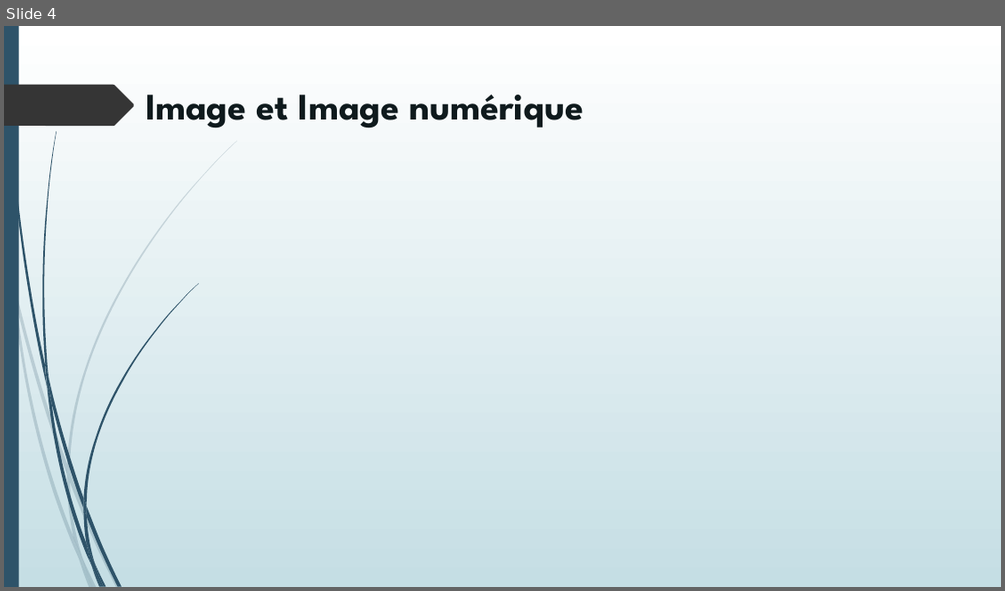
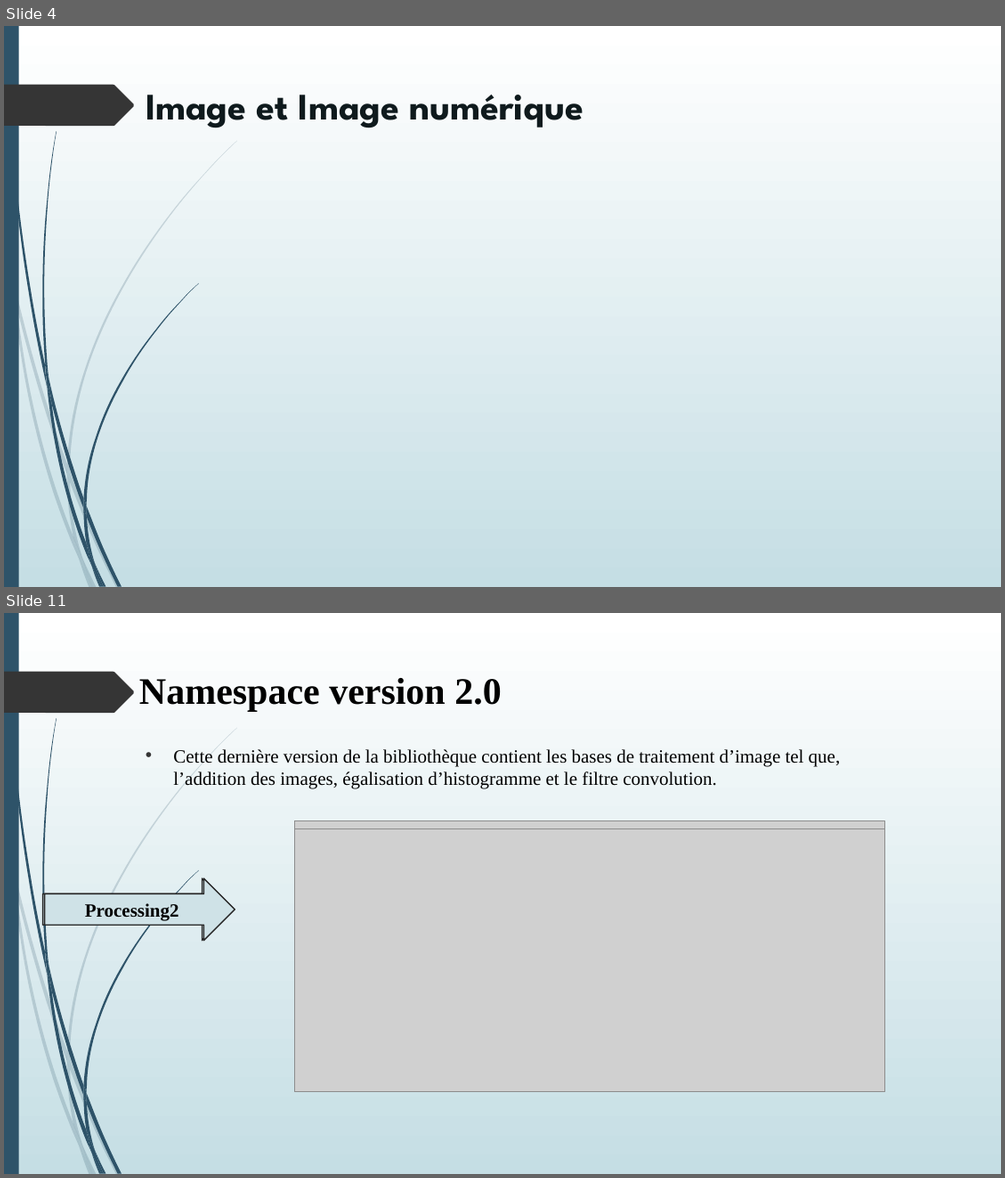
Before and after one commit to lyeslehara1996/TER, a slide deck: Présentation TER.pptx. Shown one above the other, each under a label of ours: slide 4 before the commit, slides 4 and 11 after it; the slides between them are not shown. The pictures are 1005x591 and 1005x1178 pixels, drawn with LibreOffice and Linux fonts; fonts in the diff are those of the drawing; grey boxes stand for pictures. Boxes give left, top, right and bottom in pixels: in the first picture for what was removed or moved away, otherwise in the second. Text is boxed around its words. In the diff, an @@ line names an element or a change of style, - is before the commit and + after.

```diff
--- a/Présentation TER.pptx
+++ b/Présentation TER.pptx
@@ slide 11 added at [4, 613, 1001, 1174], background gradient #FFFFFF to #C5DEE5; not listed: 24 template elements that a slide beside it also shows @@
@@ title added at [139, 678, 501, 711], 36 pt, text #000000, bold @@
+Namespace version 2.0
@@ text added at [173, 749, 841, 789], 18 pt, text #000000 @@
+• Cette dernière version de la bibliothèque contient les bases de traitement d’image tel que, l’addition des images, égalisation d’histogramme et le filtre convolution.
@@ picture added at [294, 821, 885, 1083] @@
@@ picture added at [294, 829, 885, 1092] @@
@@ right arrow added at [43, 878, 233, 941], fill #CFE2E7, outline #272727 1.25 pt, 18 pt, text #000000, bold @@
+Processing1
@@ right arrow added at [44, 878, 235, 941], fill #CFE2E7, outline #272727 1.25 pt, 18 pt, text #000000, bold @@
+Processing2
```
Also in this commit, not shown: 4 slides changed, 9 other slides added, 3 slides removed, 1 other file.
